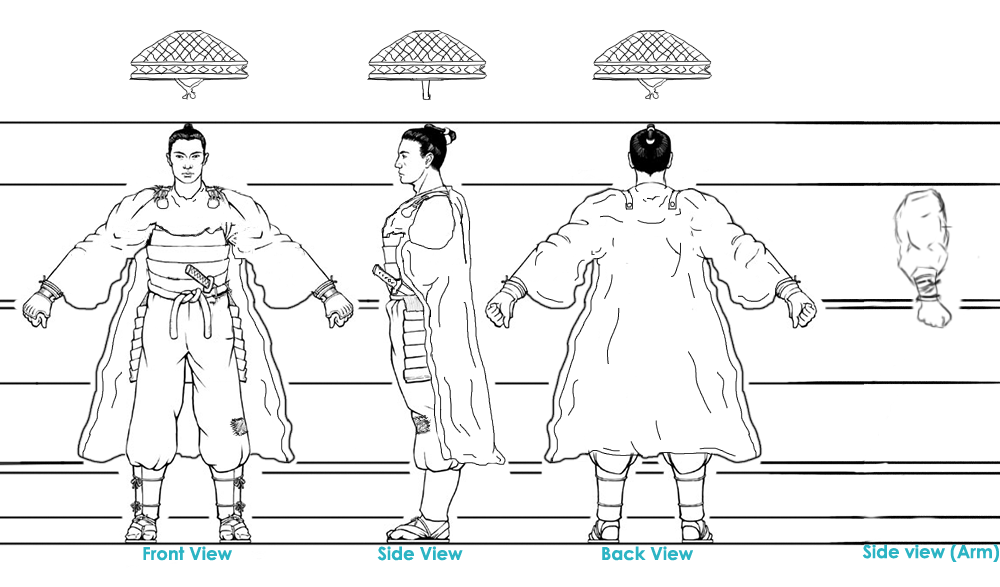
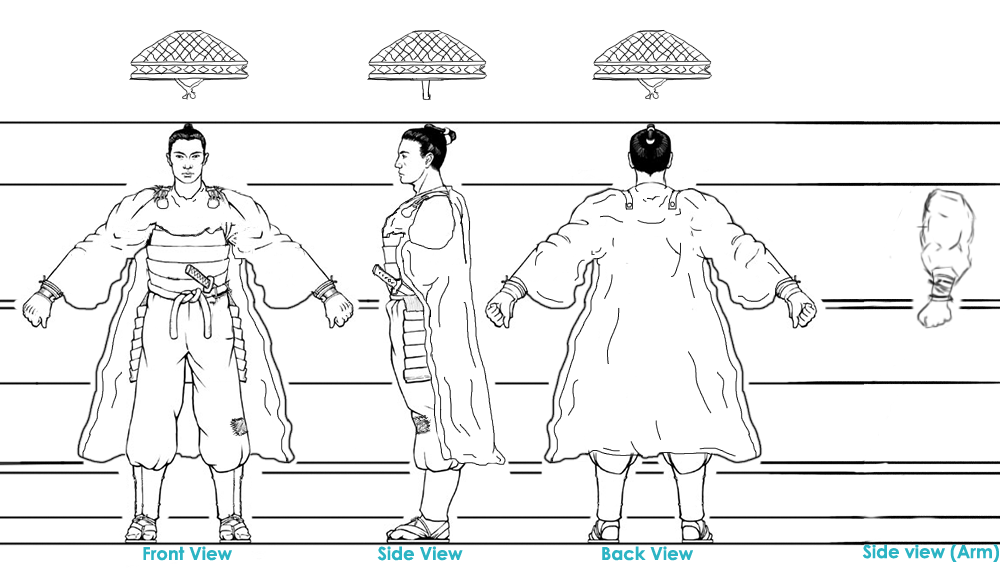
Layers edited between the first and the second 1000px x 587px image:
painted on "Arm" (1st of 2) over [left=301, top=186, right=980, bottom=329]
added layer "Layer 18" above "SamModelCopy" over [left=337, top=301, right=349, bottom=314]
painted on "SamModelCopy" over [left=24, top=303, right=710, bottom=517]
